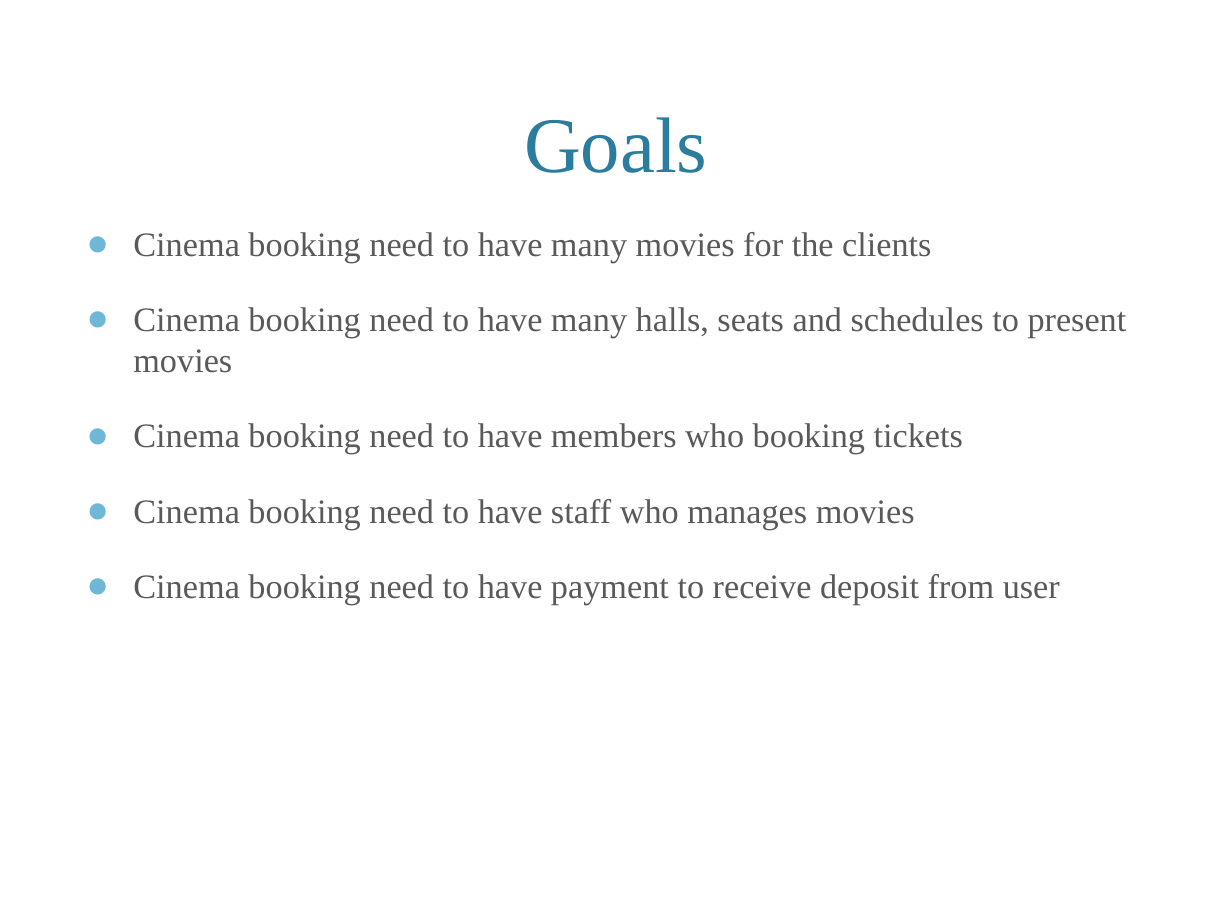
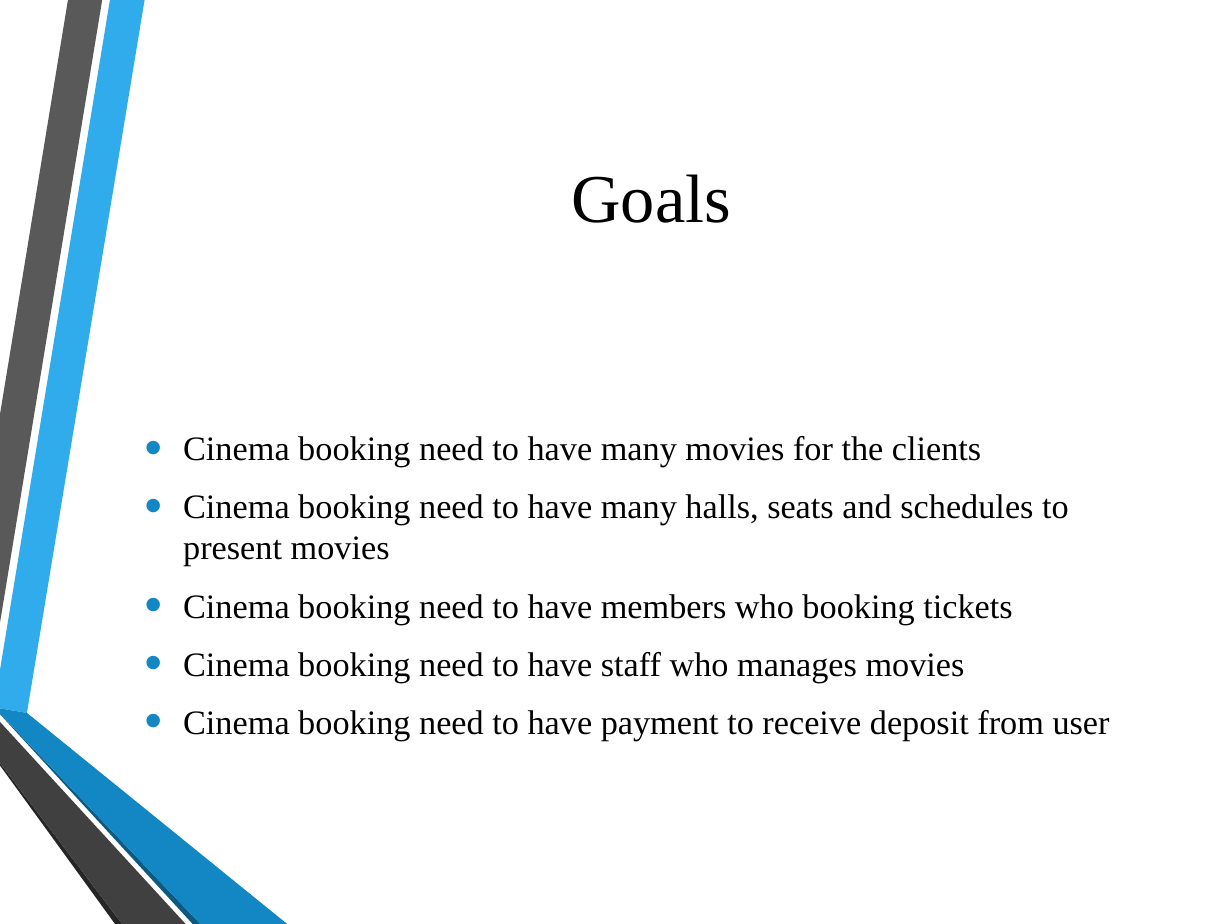
Before and after one commit to Purevdorj-Batgerel/MWA2018Nov, a slide deck: slide 6 of Document/CinemaBookingSystem_MPP.pptx (slide 5 before the commit). Drawn at 1232x924 pixels with LibreOffice and Linux fonts; fonts in the diff are those of the drawing; background and template pictures are left out. Boxes give left, top, right and bottom in pixels: in the first picture for what was removed or moved away, otherwise in the second. Text is boxed around its words. In the diff, an @@ line names an element or a change of style, - is before the commit and + after.

```diff
--- a/Document/CinemaBookingSystem_MPP.pptx
+++ b/Document/CinemaBookingSystem_MPP.pptx
@@ title "Goals": place and size @@
-title "Goals" at [524,117,707,173]
+title "Goals" at [572,174,731,223]
@@ title "Goals" at [572,174,731,223]: size 46 to 40 pt, text colour #2C7C9F to #000000; vertical alignment bottom to middle @@
@@ text "Cinema booking need to have ...": place and size @@
-text "Cinema booking need to have ..." at [133,232,1127,605]
+text "Cinema booking need to have ..." at [183,436,1110,741]
@@ text "Cinema booking need to have ..." at [183,436,1110,741]: text colour #595959 to #000000; bullet ● to •; less space between paragraphs; bullet colour #6FB7D7 to #1287C3; vertical alignment top to middle @@
@@ group added at [0,0,287,924]: 6 freeform shapes @@
```
Also in this commit, not shown: 9 other slides changed, 1 slide added.
